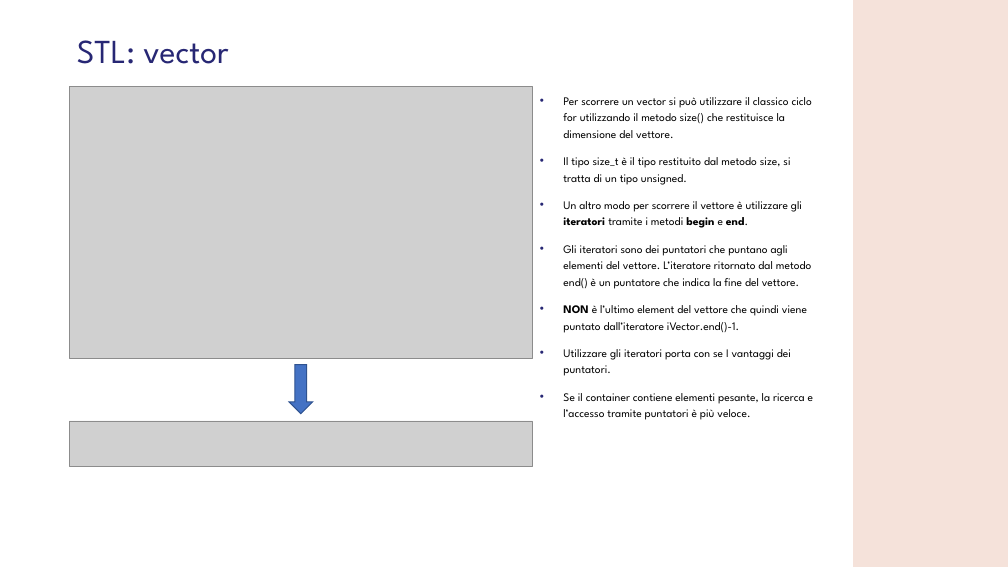
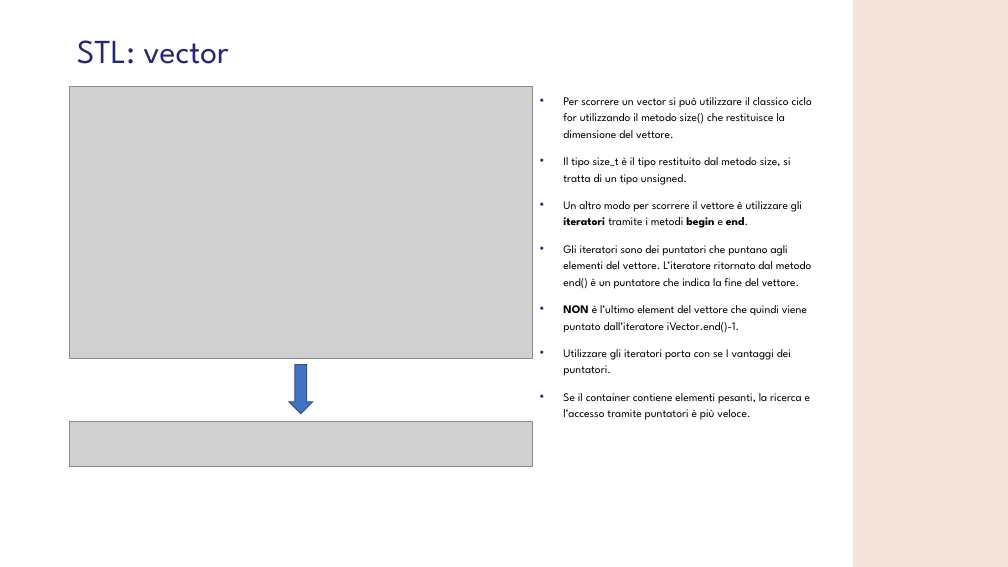
Before and after one commit to GMATZEU42/WS, a slide deck: slide 10 of WS04/WS_4.odp. Drawn at 1008x567 pixels with LibreOffice and Linux fonts; fonts in the diff are those of the drawing; grey boxes stand for pictures; background and template pictures are left out. Boxes give left, top, right and bottom in pixels: in the first picture for what was removed or moved away, otherwise in the second. Text is boxed around its words. In the diff, an @@ line names an element or a change of style, - is before the commit and + after.

```diff
--- a/WS04/WS_4.odp
+++ b/WS04/WS_4.odp
@@ text at bbox=[563, 393, 810, 420]: text changed @@
-• Se il container contiene elementi pesante, la ricerca e l’accesso tramite puntatori è più veloce.
+• Se il container contiene elementi pesanti, la ricerca e l’accesso tramite puntatori è più veloce.
```
Also in this commit, not shown: 8 other slides changed, 1 other file.
